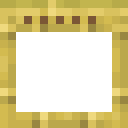
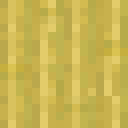
Layers edited between the first and the second (128, 128) image:
renamed "scaffolding_top_unstable" to "scaffolding_top_floating", showed the group it (1 layers) over [0, 0, 128, 128]
painted on "scaffolding_top_planks" over [0, 0, 128, 128]
renamed "scaffolding_side_unstable" to "scaffolding_side_floating", hid the group it (4 layers) over [0, 0, 128, 128]
added group "Backup" with 13 layers over [0, 0, 128, 128]
moved "bamboo_block" into group "Backup" over [0, 0, 128, 128]
